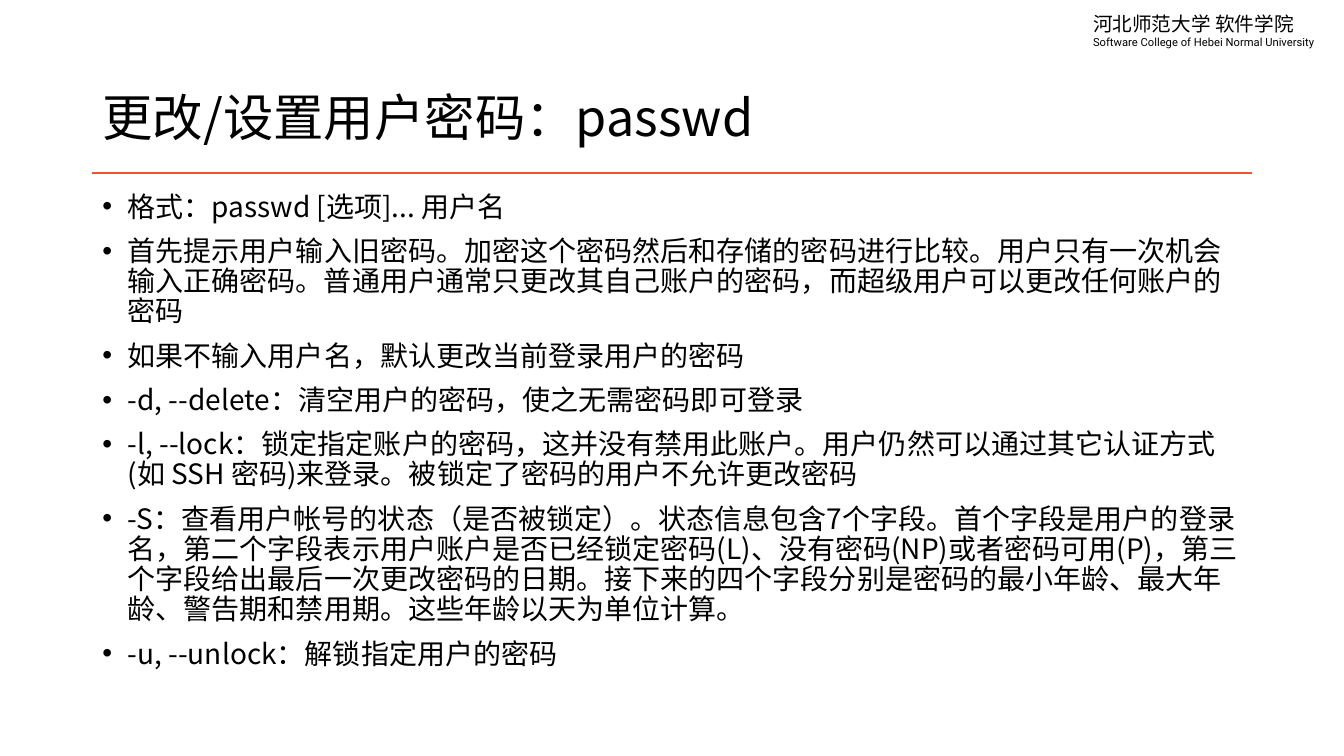
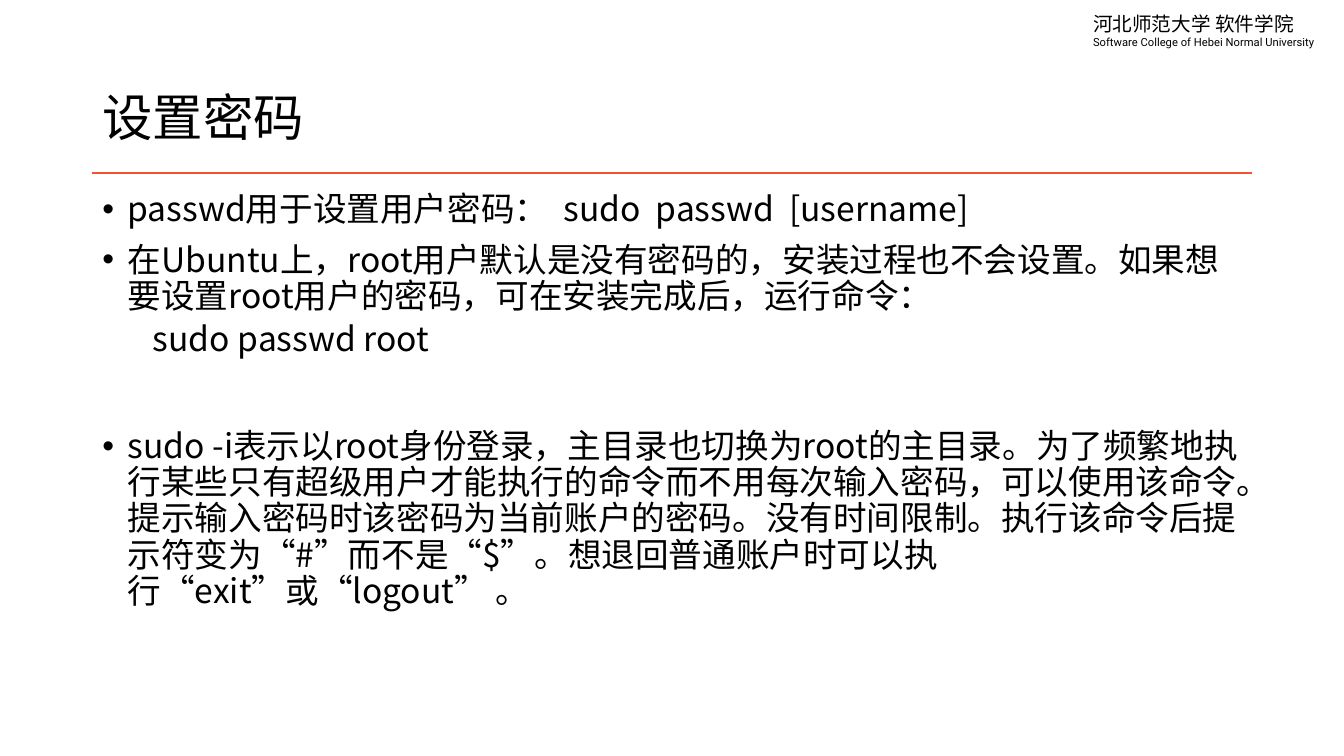
Before and after one commit to edu2act/course-linux-system, a slide deck: slide 11 of materials/slides/ch05-user-managment.pptx (slide 15 before the commit). Drawn at 1344x756 pixels with LibreOffice and Linux fonts; fonts in the diff are those of the drawing. Boxes give left, top, right and bottom in pixels: in the first picture for what was removed or moved away, otherwise in the second. Text is boxed around its words. In the diff, an @@ line names an element or a change of style, - is before the commit and + after.

```diff
--- a/materials/slides/ch05-user-managment.pptx
+++ b/materials/slides/ch05-user-managment.pptx
@@ title at [102,93,304,140]: text changed @@
-更改/设置用户密码：passwd
+设置密码
@@ text at [128,192,1270,612]: text changed; size 20 to 24 pt @@
-• 格式：passwd [选项]... 用户名
-• 首先提示用户输入旧密码。加密这个密码然后和存储的密码进行比较。用户只有一次机会输入正确密码。普通用户通常只更改其自己账户的密码，而超级用户可以更改任何账户的密码
-• 如果不输入用户名，默认更改当前登录用户的密码
-• -d, --delete：清空用户的密码，使之无需密码即可登录
-• -l, --lock：锁定指定账户的密码，这并没有禁用此账户。用户仍然可以通过其它认证方式(如 SSH 密码)来登录。被锁定了密码的用户不允许更改密码
-• -S：查看用户帐号的状态（是否被锁定）。状态信息包含7个字段。首个字段是用户的登录名，第二个字段表示用户账户是否已经锁定密码(L)、没有密码(NP)或者密码可用(P)，第三个字段给出最后一次更改密码的日期。接下来的四个字段分别是密码的最小年龄、最大年龄、警告期和禁用期。这些年龄以天为单位计算。
-• -u, --unlock：解锁指定用户的密码
+• passwd用于设置用户密码： sudo passwd [username]
+• 在Ubuntu上，root用户默认是没有密码的，安装过程也不会设置。如果想要设置root用户的密码，可在安装完成后，运行命令：
+  sudo passwd root
+• sudo -i表示以root身份登录，主目录也切换为root的主目录。为了频繁地执行某些只有超级用户才能执行的命令而不用每次输入密码，可以使用该命令。提示输入密码时该密码为当前账户的密码。没有时间限制。执行该命令后提示符变为“#”而不是“$”。想退回普通账户时可以执行“exit”或“logout” 。
```
Also in this commit, not shown: 11 other slides changed, 2 slides added, 4 slides removed, 4 other files.
